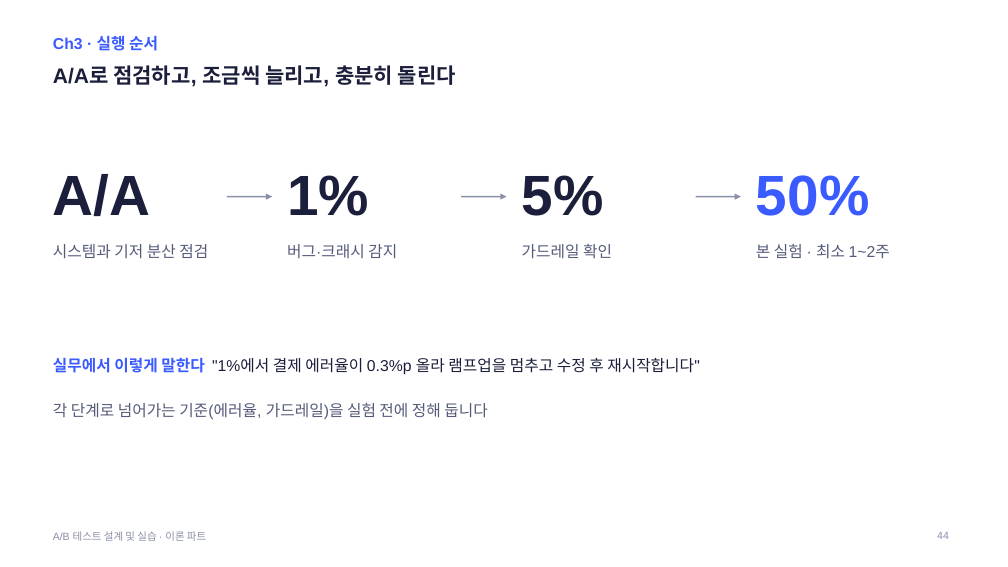
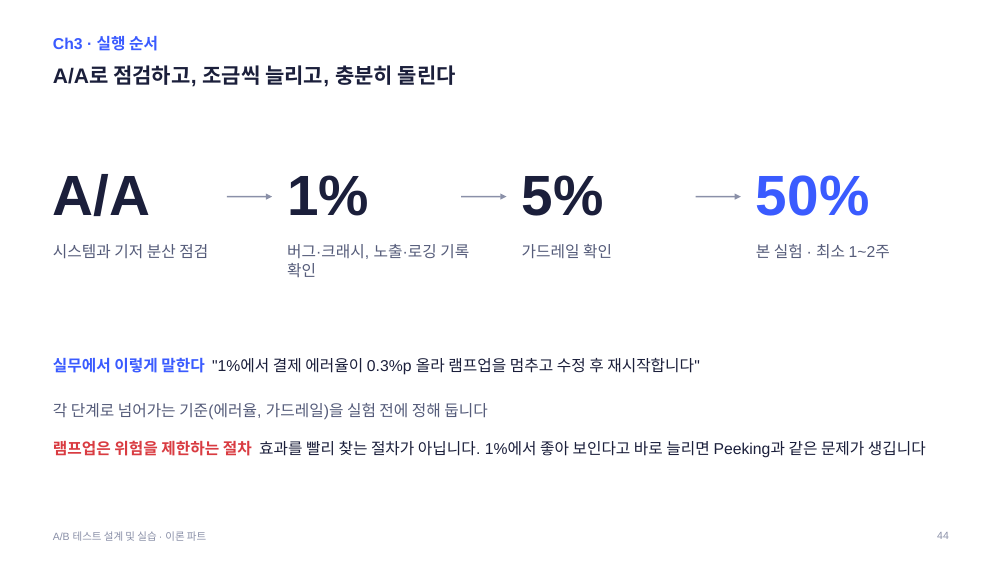
Before and after one commit to kkamret/quickmart-lab-rats, a slide deck: slide 44 of docs/lecture/ab-testing-theory.pptx. Drawn at 1008x567 pixels with LibreOffice and Linux fonts; fonts in the diff are those of the drawing. Boxes give left, top, right and bottom in pixels: in the first picture for what was removed or moved away, otherwise in the second. Text is boxed around its words. In the diff, an @@ line names an element or a change of style, - is before the commit and + after.

Commit message:
docs: 이론 PPT에 위키 실무 (1)의 겹치지 않는 내용 반영
- Ch3 실행 순서·A/A·실험 기간·신뢰구간·효과 크기·분산 축소·다중검정 슬라이드 보강
- CUPED 주의점 슬라이드 추가
- 가이드 덱 제작 기록 갱신

Refs #10

```diff
--- a/docs/lecture/ab-testing-theory.pptx
+++ b/docs/lecture/ab-testing-theory.pptx
@@ text at (x1=287, y1=244, x2=469, y2=277): text changed @@
-버그·크래시 감지
+버그·크래시, 노출·로깅 기록 확인
@@ text added at (x1=53, y1=440, x2=926, y2=458), 15 pt, text #1B1F3B @@
+램프업은 위험을 제한하는 절차 효과를 빨리 찾는 절차가 아닙니다. 1%에서 좋아 보인다고 바로 늘리면 Peeking과 같은 문제가 생깁니다
```
Also in this commit, not shown: 9 other slides changed, 1 slide added, 2 other files.
